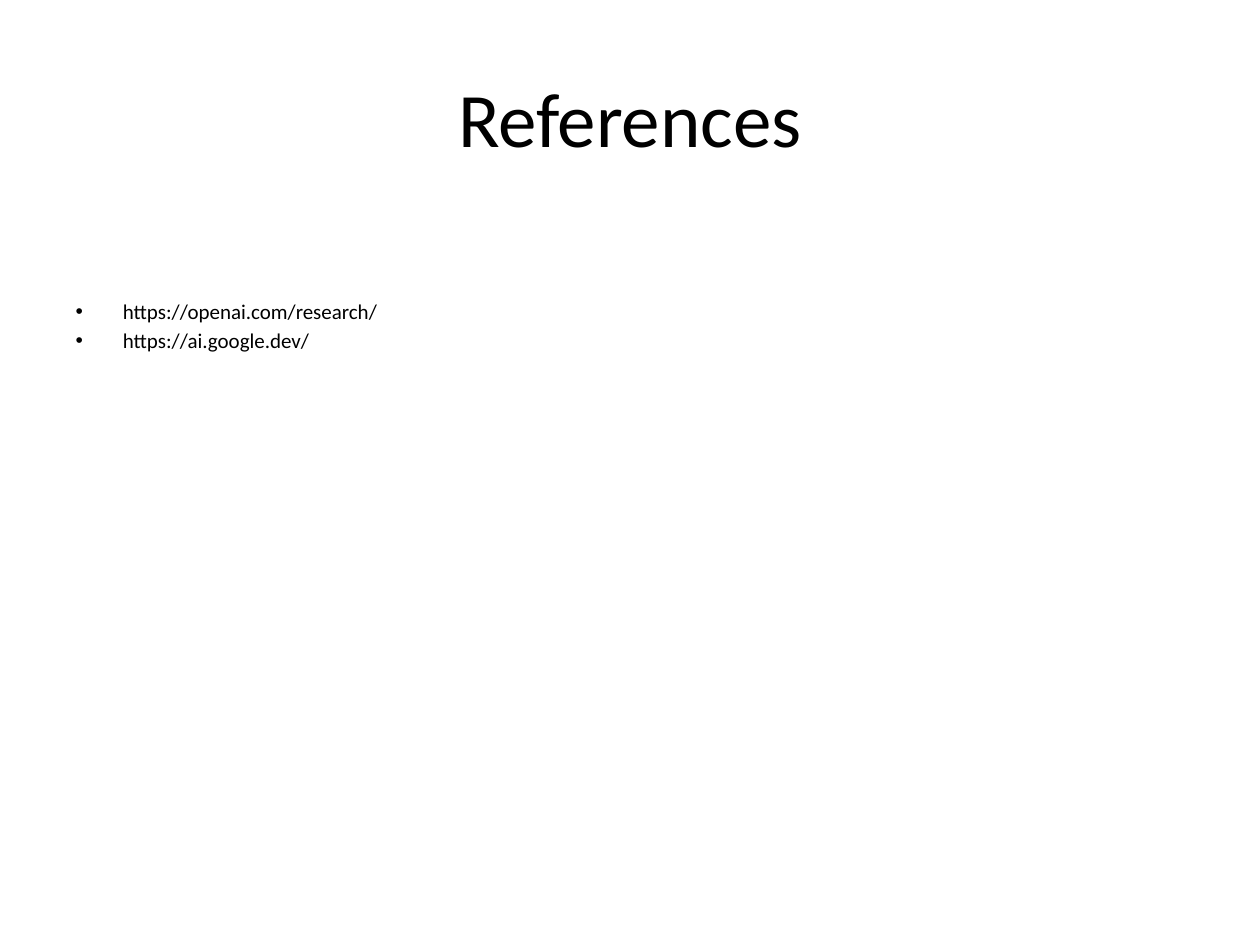
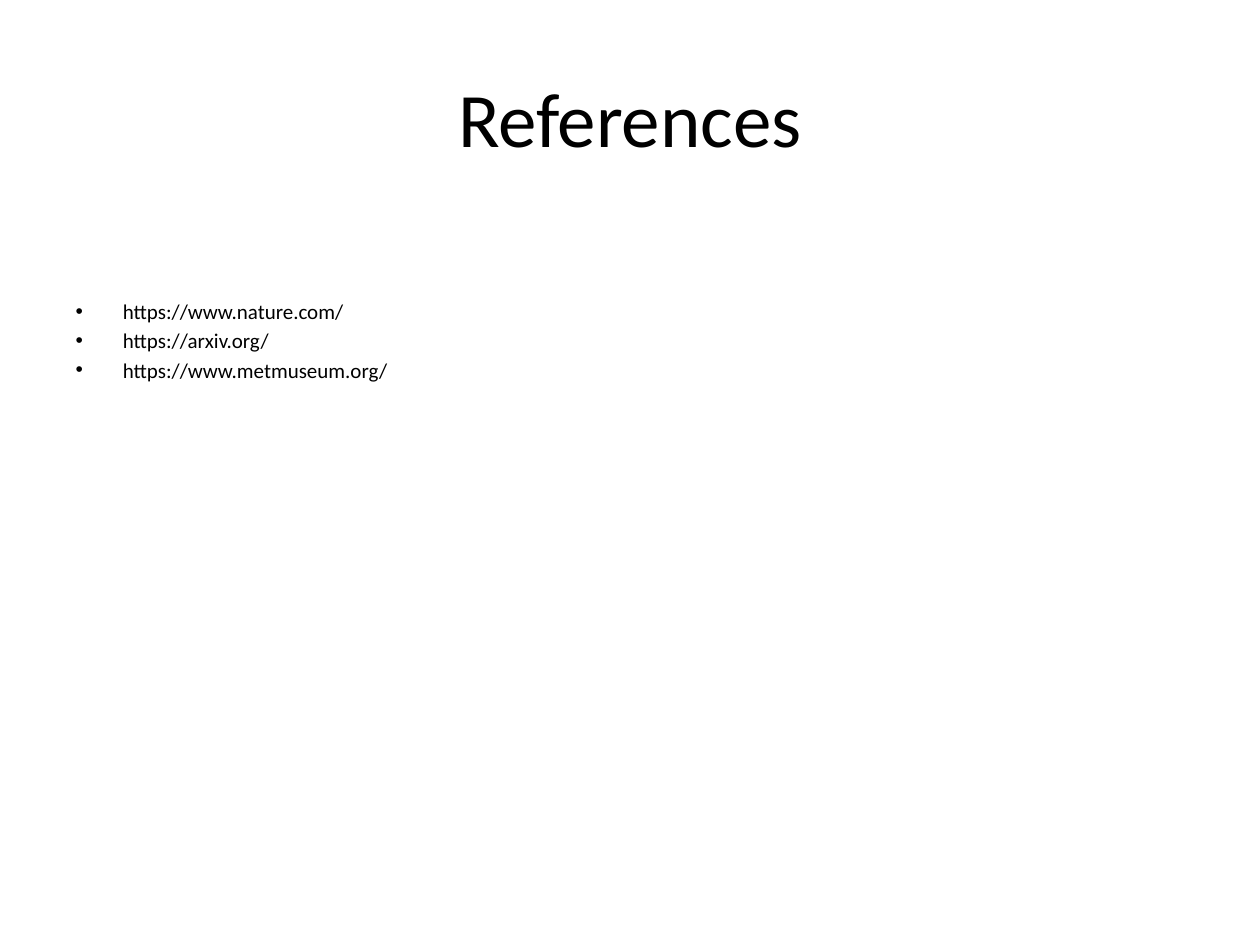
Before and after one commit to yeasy/AutoPPT, a slide deck: slide 7 of samples/en_tech.pptx (slide 5 before the commit). Drawn at 1260x945 pixels with LibreOffice and Linux fonts; fonts in the diff are those of the drawing. Boxes give left, top, right and bottom in pixels: in the first picture for what was removed or moved away, otherwise in the second. Text is boxed around its words. In the diff, an @@ line names an element or a change of style, - is before the commit and + after.

Commit message:
Complete overhaul of samples: Injected substantive, professional research content for all 6 flagship topics

```diff
--- a/samples/en_tech.pptx
+++ b/samples/en_tech.pptx
@@ text at [123, 304, 387, 382]: text changed @@
-• https://openai.com/research/
-• https://ai.google.dev/
+• https://www.nature.com/
+• https://arxiv.org/
+• https://www.metmuseum.org/
```
Also in this commit, not shown: 4 other slides changed, 18 slides added, 2 slides removed, 5 other files.
